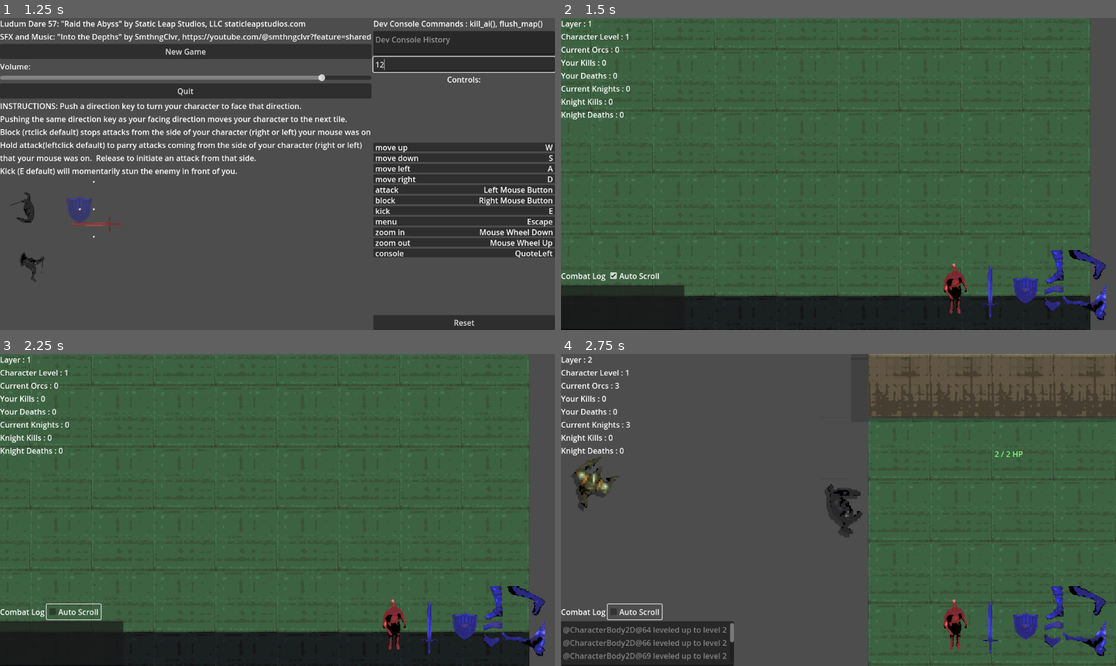
Above: before the commit, frames 1-4 (two rows, left to right).
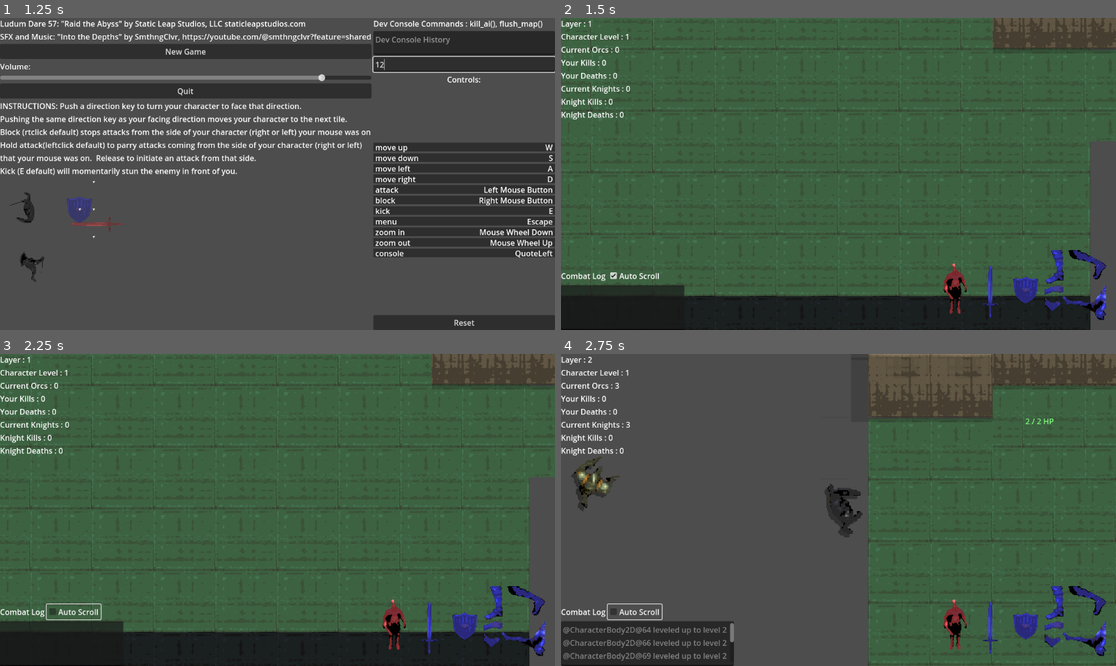
Above: after the commit, the same moments.

Repository: emergencemory/Raid-the-Abyss-LD57Game
Game: Godot game, scene res://globals/game.tscn
The game is run twice, just before and just after one commit, with the same random seed, the same clock (stepped at 60 frames per second) and the same inputs.
Inputs (mouse positions are in pixels of both pictures, inside the frame that each line leads up to):
- Up to frame 1 (1.25 s): click (466, 64) at 0.52 s; type "12" at 0.6 s
- Up to frame 2 (1.5 s): click "New Game" at 1.25 s
- Up to frame 3 (2.25 s): click "Auto Scroll" at 2 s
- Up to frame 4 (2.75 s): no input

Frame 1 is identical in both runs. In frame 2, 2.0% of the frame differs, in the area x 77-100%, y 0-40%; in frame 3, 2.0%; in frame 4, 3.2%.

Commit message:
minimap
implemented

Diff:
--- a/globals/MessageBus.gd
+++ b/globals/MessageBus.gd
@@ -12,3 +12,5 @@
 signal request_reinforcements(team: String)
 signal console_kill_ai
 signal console_flush_map
+#signal request_minimap_camera
+#signal set_minimap_camera(camera: Camera2D)
--- a/map/map_manager.gd
+++ b/map/map_manager.gd
@@ -10,7 +10,7 @@
 @onready var blood_pool: Texture = preload("res://character/effects/blood.png")
 @onready var audio_stream_player_2d: AudioStreamPlayer2D = $AudioStreamPlayer2D
 @onready var shadow_layer: TileMapLayer = $ShadowLayer
-
+#@onready var camera_2d: Camera2D = $Camera2D
 
 var chunk_height: int = 16  # Number of tiles per chunk (e.g., 16x16 tiles)
 var chunk_width: int = 32
@@ -23,11 +23,16 @@
 	SignalBus.health_signal.connect(spawn_blood)
 	SignalBus.player_move.connect(generate_chunk)
 	SignalBus.console_flush_map.connect(_on_flush_map)
+	#SignalBus.request_minimap_camera.connect(_send_minimap_camera)
 	# Configure FastNoiseLite
 	noise = FastNoiseLite.new()
 	noise.seed = randi()
 	noise.frequency = .2
 	spawn_shadows()
+
+#func _send_minimap_camera() -> void:
+	#SignalBus.set_minimap_camera.emit(camera_2d)
+
 
 func _on_flush_map() -> void:
 	var cliff_tiles = cliff_layer.get_used_cells()
@@ -98,6 +103,7 @@
 	# Generate terrain for the chunk
 	var tile_pos = wall_layer.local_to_map(chunk_position)
 	audio_stream_player_2d.position = chunk_position
+	#camera_2d.position = chunk_position
 	for y in range(chunk_height):
 		for x in range(chunk_width):
 			var world_x = tile_pos.x - (chunk_width / 2) + x
--- a/ui/hud.gd
+++ b/ui/hud.gd
@@ -1,6 +1,8 @@
 extends CanvasLayer
 class_name Hud
 
+
+@onready var minimap_camera: Camera2D = $MinimapContainer/SubViewport/Camera2D
 #TODO minimap
 @onready var health: TextureProgressBar = $StatusAnchor/Status/Health
 @onready var attack: TextureProgressBar = $StatusAnchor/Status/Attack
@@ -28,7 +30,31 @@
 func _ready() -> void:
 	SignalBus.combat_log_entry.connect(_on_combat_log_entry)
 	SignalBus.leveled_up.connect(_on_level_up)
+	#SignalBus.set_minimap_camera.connect(_on_set_minimap_camera)
 	check_box.toggled.connect(_on_check_box_toggled)
+	#SignalBus.emit_signal("request_minimap_camera")
+	SignalBus.player_move.connect(_move_minimap_camera)
+	sub_viewport.world_2d = get_parent().get_world_2d()
+
+
+func _move_minimap_camera(player_pos: Vector2) -> void:
+	if minimap_camera != null:
+		minimap_camera.position = player_pos
+		minimap_camera.zoom = Vector2(0.05, 0.05)
+		sub_viewport.size = Vector2(256, 128)
+		#print("Minimap camera position: ", minimap_camera.position)
+	else:
+		print("Minimap camera is null")
+
+#func _on_set_minimap_camera(camera: Camera2D) -> void:
+	#if camera != null:
+	#	minimap_camera = camera
+	#	sub_viewport.world_2d = camera.get_world_2d()
+	#	minimap_camera.current = true
+	#	minimap_camera.zoom = Vector2(0.25, 0.25)
+	#	print("Minimap camera set")
+	#else:
+	#	print("Minimap camera is null")
 
 func _on_level_up(character: CharacterBody2D, _level: int) -> void:
 	_log.text += character.name + " leveled up to level " + str(_level) + "\n"
--- a/ui/hud.tscn
+++ b/ui/hud.tscn
@@ -170,6 +170,7 @@
 scroll_fit_content_width = true
 
 [node name="MinimapContainer" type="SubViewportContainer" parent="."]
+texture_filter = 1
 anchors_preset = 1
 anchor_left = 1.0
 anchor_right = 1.0
@@ -182,5 +183,8 @@
 handle_input_locally = false
 snap_2d_transforms_to_pixel = true
 snap_2d_vertices_to_pixel = true
+gui_disable_input = true
 size = Vector2i(256, 256)
 render_target_update_mode = 4
+
+[node name="Camera2D" type="Camera2D" parent="MinimapContainer/SubViewport"]
Binary file added: character/boss/stomp/0000.png
Not shown, added: character/boss/stomp/0000.png.import
Binary file added: character/boss/stomp/0001.png
Not shown, added: character/boss/stomp/0001.png.import
Binary file added: character/boss/stomp/0002.png
Not shown, added: character/boss/stomp/0002.png.import
Binary file added: character/boss/stomp/0003.png
Not shown, added: character/boss/stomp/0003.png.import
Binary file added: character/boss/stomp/0004.png
Not shown, added: character/boss/stomp/0004.png.import
Binary file added: character/boss/stomp/0005.png
Not shown, added: character/boss/stomp/0005.png.import
(and 52 more such lines)
